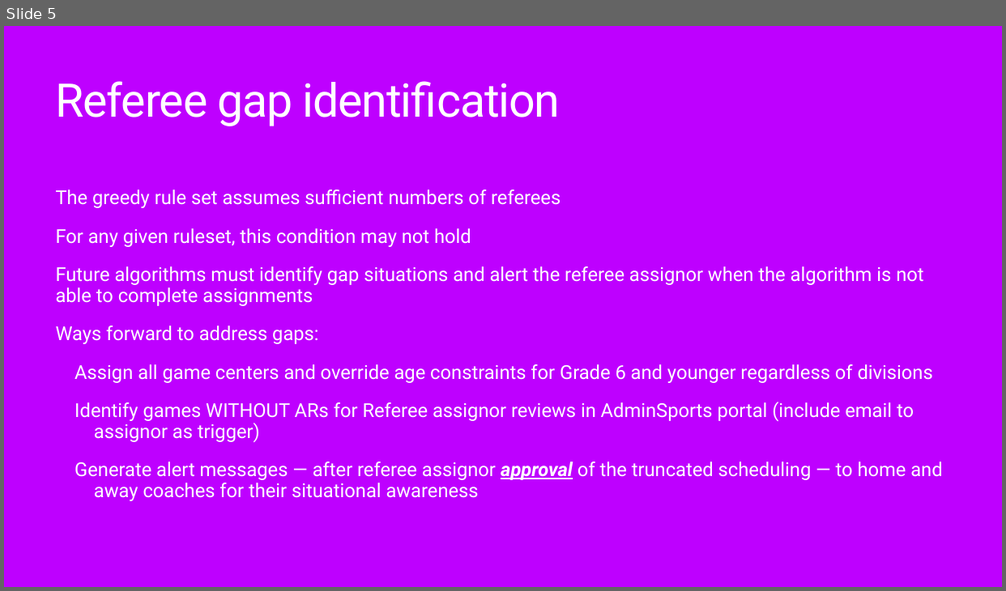
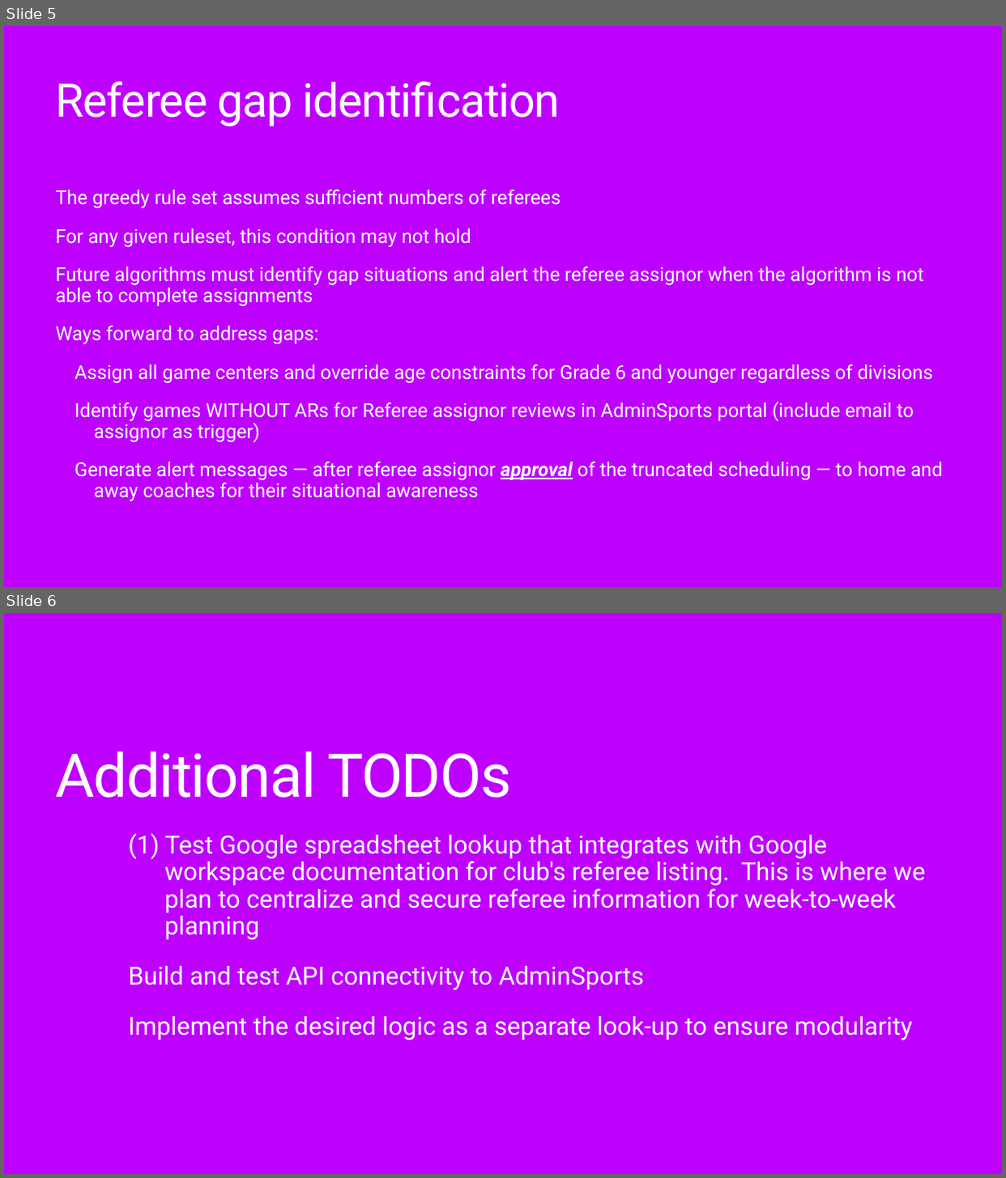
Before and after one commit to ronakyshah/pufc-scheduler, a slide deck: PUFC_V1_Design.pptx. Shown one above the other, each under a label of ours: slide 5 before the commit, slides 5 and 6 after it. The pictures are 1006x591 and 1006x1178 pixels, drawn with LibreOffice and Linux fonts; fonts in the diff are those of the drawing; background and template pictures are left out. Boxes give left, top, right and bottom in pixels: in the first picture for what was removed or moved away, otherwise in the second. Text is boxed around its words. In the diff, an @@ line names an element or a change of style, - is before the commit and + after.

Commit message:
updates to syncronize README.md and PPTX/PDF/Keynote documentation

```diff
--- a/PUFC_V1_Design.pptx
+++ b/PUFC_V1_Design.pptx
@@ slide 6 added at box(4, 613, 1002, 1174), background picture (left out) @@
@@ title added at box(56, 752, 925, 1041), 48 pt, text #FFFFFF @@
+Additional TODOs
+    (1) Test Google spreadsheet lookup that integrates with Google workspace documentation for club's referee listing. This is where we plan to centralize and secure referee information for week-to-week planning
+    Build and test API connectivity to AdminSports
+    Implement the desired logic as a separate look-up to ensure modularity
```
Also in this commit, not shown: 3 other files.
